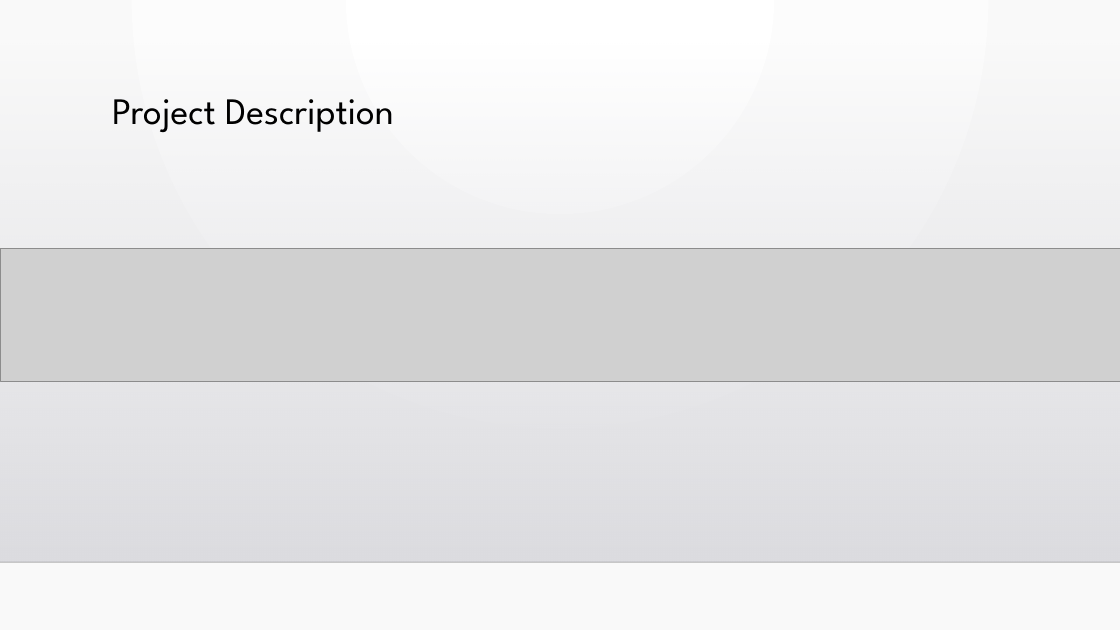
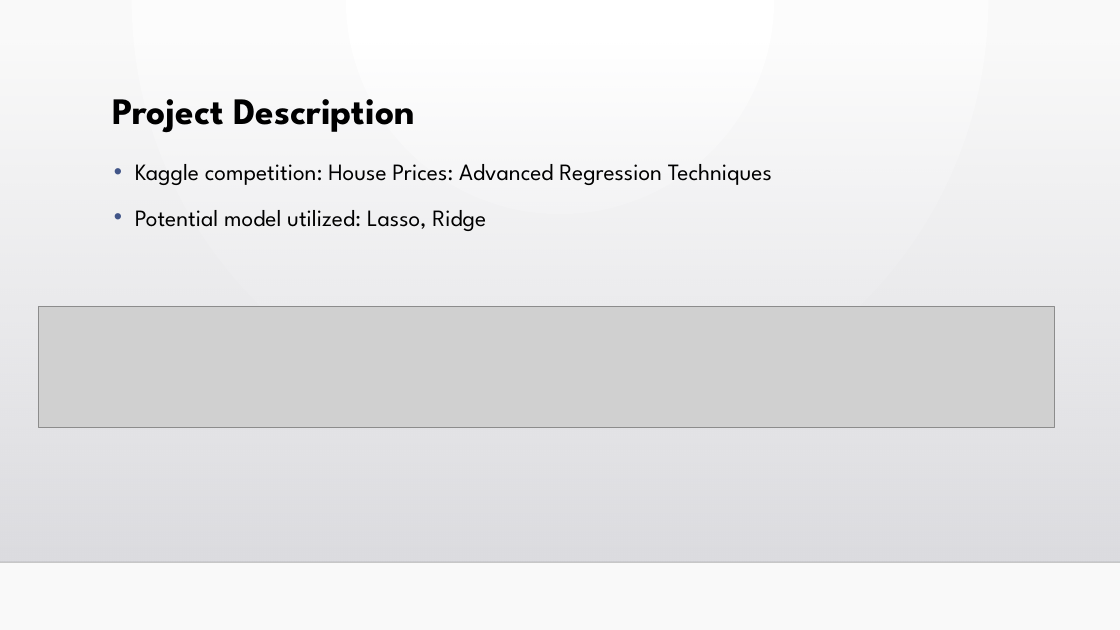
Before and after one commit to MarkJINi37/QF624-Machine-Learning, a slide deck: slide 2 of Proposal/Proposal.pptx. Drawn at 1120x630 pixels with LibreOffice and Linux fonts; fonts in the diff are those of the drawing; grey boxes stand for pictures; background and template pictures are left out. Boxes give left, top, right and bottom in pixels: in the first picture for what was removed or moved away, otherwise in the second. Text is boxed around its words. In the diff, an @@ line names an element or a change of style, - is before the commit and + after.

```diff
--- a/Proposal/Proposal.pptx
+++ b/Proposal/Proposal.pptx
@@ title "Project Description" at [112,99,415,133]: bold on @@
@@ text added at [135,164,772,231], 20 pt, text #000000 @@
+• Kaggle competition: House Prices: Advanced Regression Techniques
+• Potential model utilized: Lasso, Ridge
@@ picture: place and size @@
-picture at [0,249,1120,381]
+picture at [39,307,1055,427]
```
Also in this commit, not shown: 1 other slide changed, 5 slides added, 3 slides removed.
